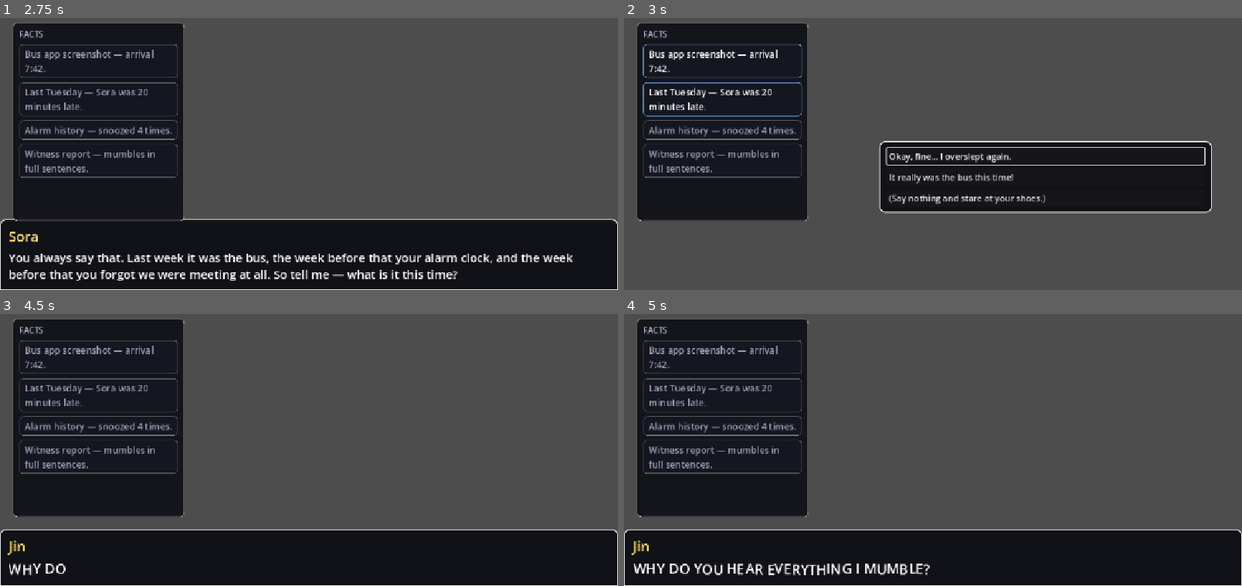
Above: before the commit, frames 1-4 (two rows, left to right).
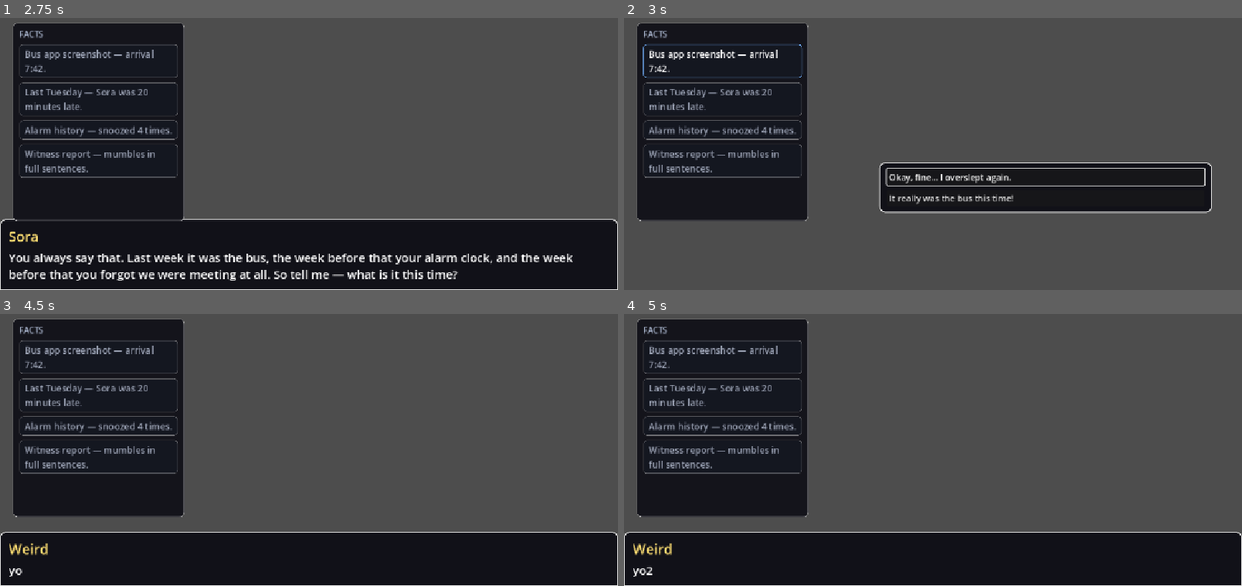
Above: after the commit, the same moments.

Repository: Blulow/octavuss_office
Game: Godot game, scene res://scenes/dialogue_scene_facts.tscn
The game is run twice, just before and just after one commit, with the same random seed, the same clock (stepped at 60 frames per second) and the same inputs. This scene is started directly instead of the project's main scene.
Inputs (mouse positions are in pixels of both pictures, inside the frame that each line leads up to):
- Up to frame 1 (2.75 s): tap Enter (ui_accept) at 0.5, 0.77, 1.25 s; move the mouse to (444, 99) at 0.52 s; hold E (interact) 0.53-1.25 s; click (444, 99) at 0.67 s; drag from (185, 132) to (278, 186) at 1.27 s; move the mouse to (370, 39) at 2.02 s; hold E (interact) from 2.03 s (still down); click (370, 39) at 2.17 s
- Up to frame 2 (3 s): release E (interact) at 2.75 s; tap Enter (ui_accept) at 2.75 s; drag from (902, 186) to (747, 64) at 2.77 s
- Up to frame 3 (4.5 s): click "Okay, fine... I overslept aga…" at 3.5 s; tap Enter (ui_accept) at 4.25 s; move the mouse to (494, 463) at 4.27 s; hold E (interact) from 4.28 s (still down); click (494, 463) at 4.42 s
- Up to frame 4 (5 s): keep holding E (interact); tap Enter (ui_accept) at 4.52 s

Frame 1 is identical in both runs. In frame 2, 6.2% of the frame differs, in the area x 3-96%, y 23-69%; in frame 3, 1.5%; in frame 4, 2.4%.

Commit message:
add: dialogue set support

Diff:
--- /dev/null
+++ b/assets/dialog/session1.json
@@ -0,0 +1,107 @@
+{
+	"vars": {
+		"player_name": "Jin",
+		"heroine": "Sora",
+		"factcheck": true
+	},
+	"facts": [
+		{ "id": "bus_app", "text": "Bus app screenshot — arrival 7:42." },
+		{ "id": "tuesday", "text": "Last Tuesday — Sora was 20 minutes late." },
+		{ "id": "alarm", "text": "Alarm history — snoozed 4 times." },
+		{ "id": "mumble", "text": "Witness report — mumbles in full sentences." }
+	],
+	"sets": [
+		[
+			{
+			  "speaker": "N1",
+			  "name": "Sora",
+			  "text": "Late again, {player_name}?{w0.5} [i]Always[/i] the same with you.",
+			  "punct": 0.1
+			},
+			{
+			  "speaker": "N2",
+			  "name": "Jin",
+			  "text": "[b]I can explain![/b]{w0.6} There was the bus, and then...{w0.6} [color=#ff7f50]the bus again[/color]?",
+			  "punct": 0.08
+			},
+			{
+			  "speaker": "N1",
+			  "name": "Sora",
+			  "text": "You always say that.{w0.4} Last week it was the bus, the week before that your alarm clock, and the week before that you forgot we were meeting at all. So tell me — what is it this time?",
+			  "punct": true
+			},
+			{
+				"choices": [
+					{
+						"text": "Okay, fine... I overslept again.",
+						"response": {
+							"speaker": "N1",
+							"name": "Sora",
+							"text": "[i]Knew it.[/i] At least you're honest today."
+						}
+					},
+					{
+						"text": "It really was the bus this time!",
+						"response": {
+							"speaker": "N1",
+							"name": "Sora",
+							"text": "Mm-hm. That's what you said last week, too.",
+							"speed": 1.4
+						}
+					},
+					{
+						"text": "Fact check: my bus app says 7:42.",
+						"if": "factcheck",
+						"fact": "bus_app",
+						"highlight": "blue",
+						"response": {
+							"speaker": "N1",
+							"name": "Sora",
+							"text": "[fade start=1 length=6]You screenshotted the bus app.[/fade] Of course you did."
+						}
+					}
+				]
+			}
+		],
+		[
+			{
+				"speaker": "N1",
+				"name": "Weird",
+				"text": "yo"
+			},
+			{
+				"speaker": "N1",
+				"name": "Weird",
+				"text": "yo2"
+			},
+			{
+				"speaker": "N1",
+				"name": "Weird",
+				"text": "yo3"
+			},
+			{
+				"choices": [
+					{
+						"text": "fact1",
+						"response": {
+							"speaker": "N1",
+							"name": "Weird",
+							"text": "e"
+						}
+					},
+					{
+						"text": "fact1",
+						"if": "factcheck",
+						"fact": "alarm",
+						"highlight": "blue",
+						"response": {
+							"speaker": "N1",
+							"name": "Weird",
+							"text": "e2"
+						}
+					}
+				]
+			}
+		]
+	]
+}
--- a/scenes/dialogue_scene_facts.tscn
+++ b/scenes/dialogue_scene_facts.tscn
@@ -1,9 +1,9 @@
-[gd_scene load_steps=6 format=3]
+[gd_scene format=3 uid="uid://bq03og81goeda"]
 
-[ext_resource type="Script" path="res://scripts/dialogue_scene_facts.gd" id="1_scene"]
+[ext_resource type="Script" uid="uid://bfemtu0onov7" path="res://scripts/dialogue_scene_facts.gd" id="1_scene"]
 [ext_resource type="PackedScene" path="res://scenes/dialogue_box.tscn" id="2_box"]
 [ext_resource type="PackedScene" path="res://scenes/choice_box.tscn" id="3_choice"]
-[ext_resource type="Script" path="res://scripts/facts_box.gd" id="4_facts"]
+[ext_resource type="Script" uid="uid://bxp8arg6wt7on" path="res://scripts/facts_box.gd" id="4_facts"]
 
 [sub_resource type="StyleBoxFlat" id="StyleBoxFlat_facts"]
 content_margin_left = 12.0
@@ -21,17 +21,17 @@
 corner_radius_bottom_right = 8
 corner_radius_bottom_left = 8
 
-[node name="DialogueSceneFacts" type="CanvasLayer"]
+[node name="DialogueSceneFacts" type="CanvasLayer" unique_id=1331931773]
 layer = 10
 script = ExtResource("1_scene")
 
-[node name="DialogueBox" parent="." instance=ExtResource("2_box")]
+[node name="DialogueBox" parent="." unique_id=1938035501 instance=ExtResource("2_box")]
 
-[node name="ChoiceBox" parent="." instance=ExtResource("3_choice")]
+[node name="ChoiceBox" parent="." unique_id=1136377435 instance=ExtResource("3_choice")]
 width = 620.0
 center_offset_x = 210.0
 
-[node name="FactsBox" type="PanelContainer" parent="."]
+[node name="FactsBox" type="PanelContainer" parent="." unique_id=816443708]
 offset_left = 24.0
 offset_top = 150.0
 offset_right = 344.0
@@ -39,13 +39,16 @@
 theme_override_styles/panel = SubResource("StyleBoxFlat_facts")
 script = ExtResource("4_facts")
 
-[node name="VBox" type="VBoxContainer" parent="FactsBox"]
+[node name="VBox" type="VBoxContainer" parent="FactsBox" unique_id=491491694]
+layout_mode = 2
 theme_override_constants/separation = 8
 
-[node name="Title" type="Label" parent="FactsBox/VBox"]
+[node name="Title" type="Label" parent="FactsBox/VBox" unique_id=494439443]
+layout_mode = 2
 theme_override_colors/font_color = Color(0.7, 0.75, 0.85, 1)
 theme_override_font_sizes/font_size = 15
 text = "FACTS"
 
-[node name="List" type="VBoxContainer" parent="FactsBox/VBox"]
+[node name="List" type="VBoxContainer" parent="FactsBox/VBox" unique_id=726815804]
+layout_mode = 2
 theme_override_constants/separation = 8
--- a/scripts/dialogue_scene.gd
+++ b/scripts/dialogue_scene.gd
@@ -2,15 +2,16 @@
 
 signal finished
 
-const DIALOG_PATH := "res://assets/dialog/dialog_en.json"
+const DIALOG_PATH := "res://assets/dialog/session1.json"
 
 @onready var box: DialogueBox = $DialogueBox
 @onready var choice_box: ChoiceBox = $ChoiceBox
 
 var _data: Dictionary = {}
-var _lines: Array = []
+var _sets: Array = []
 var _vars: Dictionary = {}
 var _index := -1
+var _set_index := 0
 var _finished := false
 var _choosing := false
 var _choices: Array = []
@@ -31,7 +32,7 @@
 		push_error("dialogue_scene: dialogue JSON is not an object: " + DIALOG_PATH)
 		return
 	_data = data
-	_lines = data.get("lines", [])
+	_sets = data.get("sets", [])
 	_vars = data.get("vars", {})
 
 
@@ -46,13 +47,20 @@
 	if box.is_typing:
 		box.skip()
 		return
+
+	var _set: Array = _sets[_set_index]
 	_index += 1
-	if _index >= _lines.size():
-		_finished = true
-		box.hide()
-		finished.emit()
-		return
-	var entry: Dictionary = _lines[_index]
+	if _index >= _set.size():
+		_set_index += 1
+		if _set_index >= _sets.size():
+			_finished = true
+			box.hide()
+			finished.emit()
+			return
+		else:
+			_index = 0
+
+	var entry: Dictionary = _sets[_set_index][_index]
 	if entry.has("choices"):
 		box.hide()
 		_show_choices(entry["choices"])
